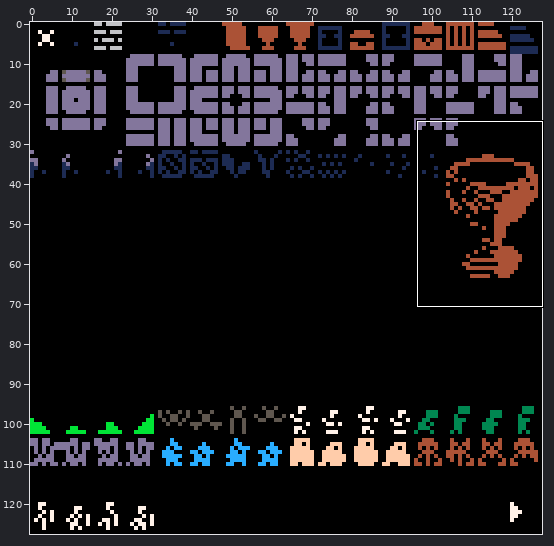
Two states of a sprite sheet, sprite.png. The first picture is a wide view before the edit; the outline marks the close-up.
Close-up. The starting point:
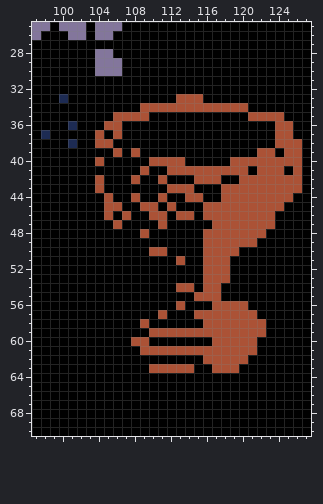
The file is 128x128 pixels. Shown: x 97..127, y 25..70.
Once edited:
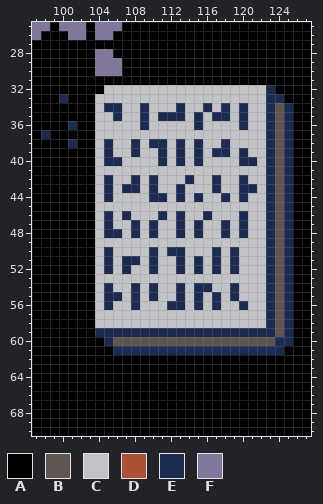
Palette (. is transparent): A #000000  B #5f574f  C #c2c3c7  D #ab5236  E #1d2b53  F #83769c
The author wrote: stone tablet
The edit:
Changed rows in their new state; - is an unchanged pixel.
first column x 104:
32 -CCCCCCCCCCCCCCCCCCE---
33 CCCCCCCCCCCCCCCCCCCEE--
34 CEECCECCCECCECECECCEBE-
35 CCECCECEEECECEECECCEBE-
36 CCCCCECCCCCECCCCECCEBE-
37 CCCCCCCCCCCCCCCCCCCEBE-
38 CECCECEECECECCECCCCEBEA
39 CECCECCECECECEECECCEBEA
40 CEECCCCECECECCCCEECEBEA
41 CCCCCCCCCCCCCCCCCCCEBEA
42 CECCECECCCECCECCECCEBEA
43 CECEECECCECCCECCEECEBEA
44 CECCCCEECECECCECECCEBE-
45 CCCCCCCCCCCCCCCCCCCEBE-
46 CECECCCECECCECCCECCEBE-
47 CECCECECCECECCECECCEBE-
48 CEECECECCECECCECECCEBE-
49 CCCCCCCCCCCCCCCCCCCEBE-
50 CECCCCECEECCCECECCCEBE-
51 CECEECECCECECECECCCEBE-
52 CECECCECCECECECECCCEBE-
53 CCCCCCCCCCCCCCCCCCCEBE-
54 CECCECECCECEECCECCCEBE-
55 CEECECECCECECECECCCEBE-
56 CECCECCCEECECECCECCEBE-
57 CCCCCCCCCCCCCCCCCCCEBE-
58 CCCCCCCCCCCCCCCCCCCEBE-
59 EEEEEEEEEEEEEEEEEEEEBE-
60 -EBBBBBBBBBBBBBBBBBBEE-
61 --EEEEEEEEEEEEEEEEEEE--
62 ------------AAAAA------
63 ------AAAAA--AAA-------
Pixel boxes of the changes (left, top, right, bottom) in both close-ups:
changed: (95, 85, 302, 373)
